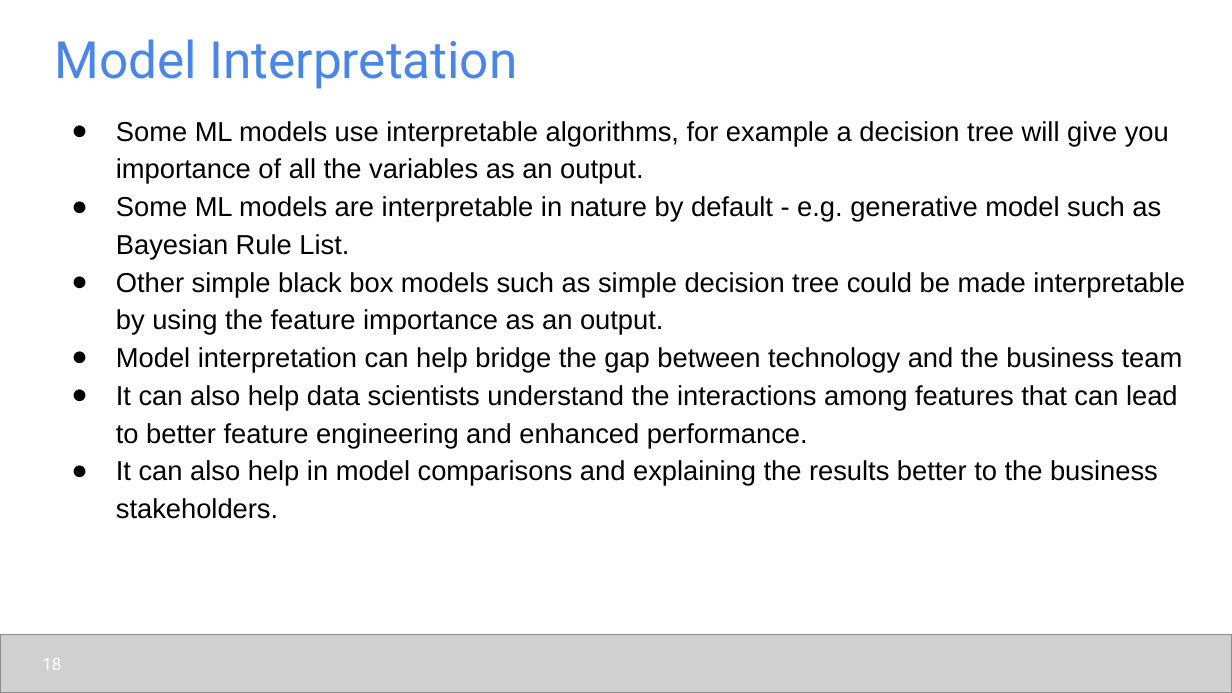
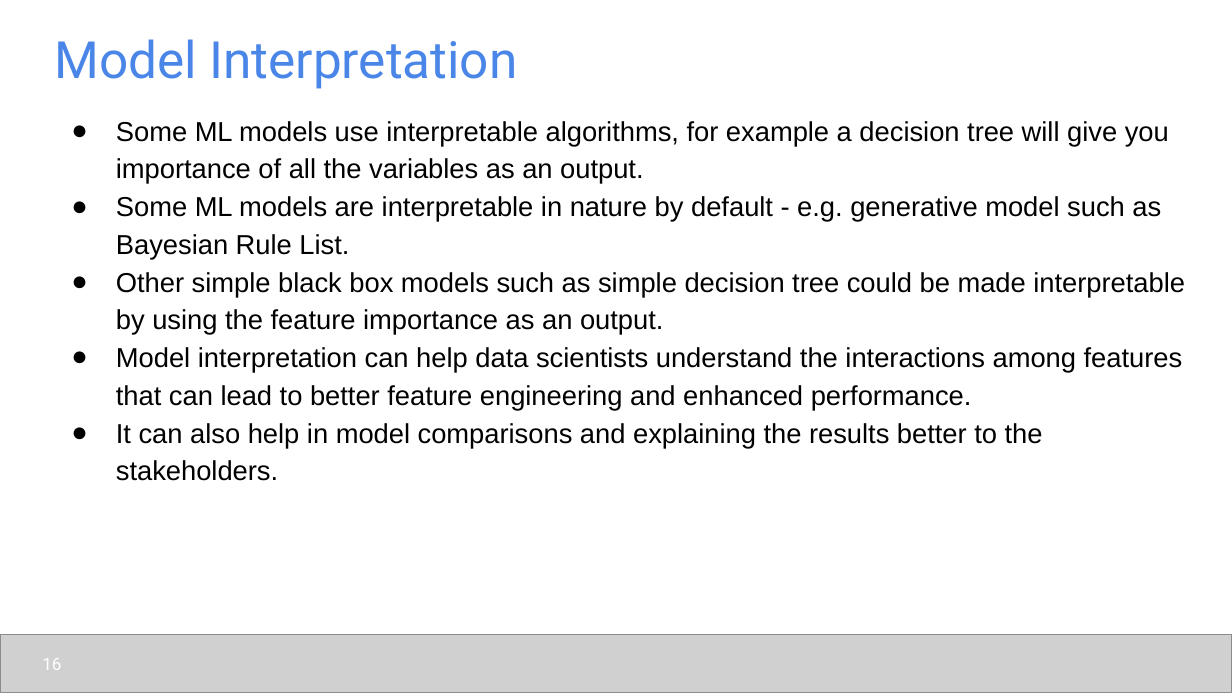
Before and after one commit to udel-cbcb/al_ml_workshop, a slide deck: slide 16 of Day_4/Lectures/Day_4_Lecture_2_Model_Tuning_Interpretation_Deployment.pptx (slide 18 before the commit). Drawn at 1232x693 pixels with LibreOffice and Linux fonts; fonts in the diff are those of the drawing; grey boxes stand for pictures. Boxes give left, top, right and bottom in pixels: in the first picture for what was removed or moved away, otherwise in the second. Text is boxed around its words. In the diff, an @@ line names an element or a change of style, - is before the commit and + after.

```diff
--- a/Day_4/Lectures/Day_4_Lecture_2_Model_Tuning_Interpretation_Deployment.pptx
+++ b/Day_4/Lectures/Day_4_Lecture_2_Model_Tuning_Interpretation_Deployment.pptx
@@ text at box(116, 347, 1183, 481): text changed @@
-● Model interpretation can help bridge the gap between technology and the business team
-● It can also help data scientists understand the interactions among features that can lead to better feature engineering and enhanced performance.
-● It can also help in model comparisons and explaining the results better to the business stakeholders.
+● Model interpretation can help data scientists understand the interactions among features that can lead to better feature engineering and enhanced performance.
+● It can also help in model comparisons and explaining the results better to the stakeholders.
```
Also in this commit, not shown: 9 other slides changed, 2 slides removed, 8 other files.
